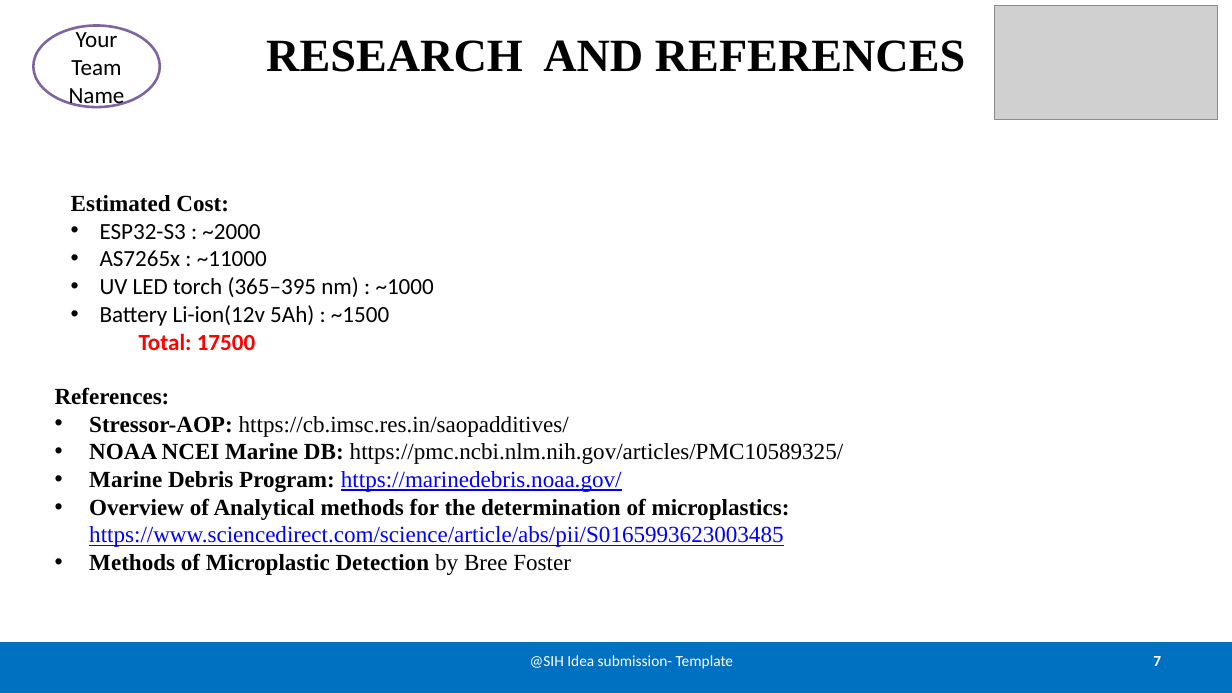
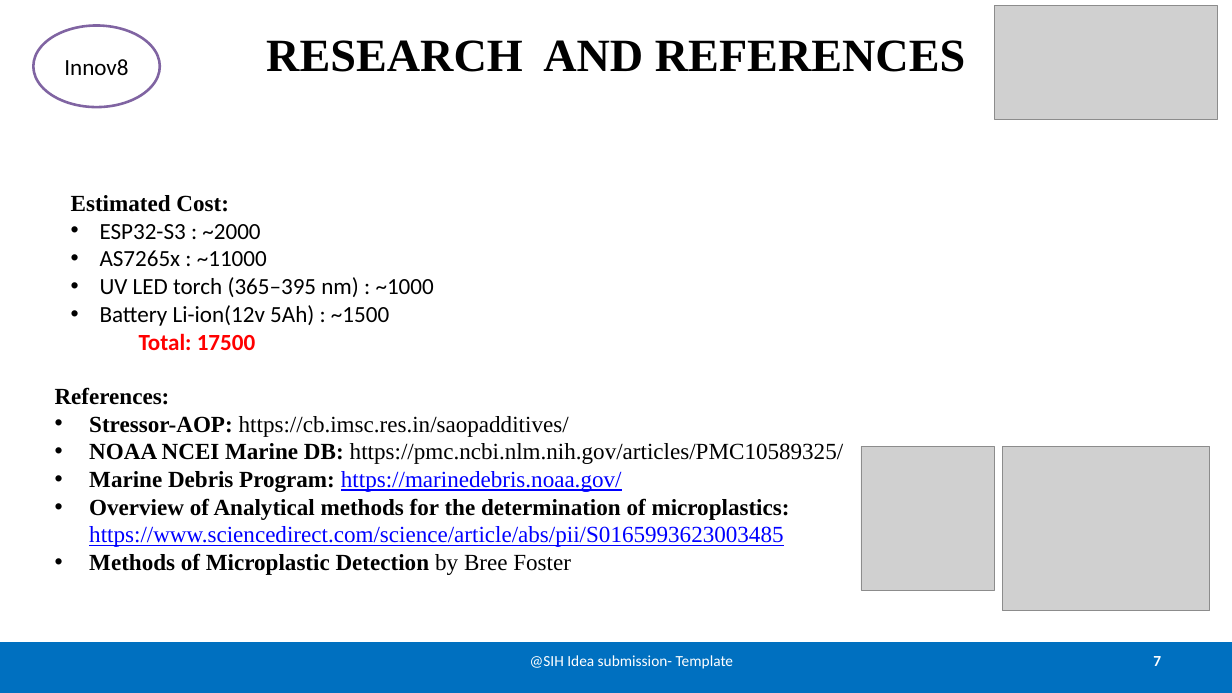
Before and after one commit to sanjaykn8/SIH25, a slide deck: slide 7 of Detector.pptx. Drawn at 1232x693 pixels with LibreOffice and Linux fonts; fonts in the diff are those of the drawing; grey boxes stand for pictures. Boxes give left, top, right and bottom in pixels: in the first picture for what was removed or moved away, otherwise in the second. Text is boxed around its words. In the diff, an @@ line names an element or a change of style, - is before the commit and + after.

```diff
--- a/Detector.pptx
+++ b/Detector.pptx
@@ text in ellipse at bbox=[64, 59, 128, 75]: text changed @@
-Your Team Name
+Innov8
@@ picture added at bbox=[861, 446, 994, 591] @@
@@ picture added at bbox=[1003, 446, 1211, 611] @@
```
Also in this commit, not shown: 6 other slides changed.
